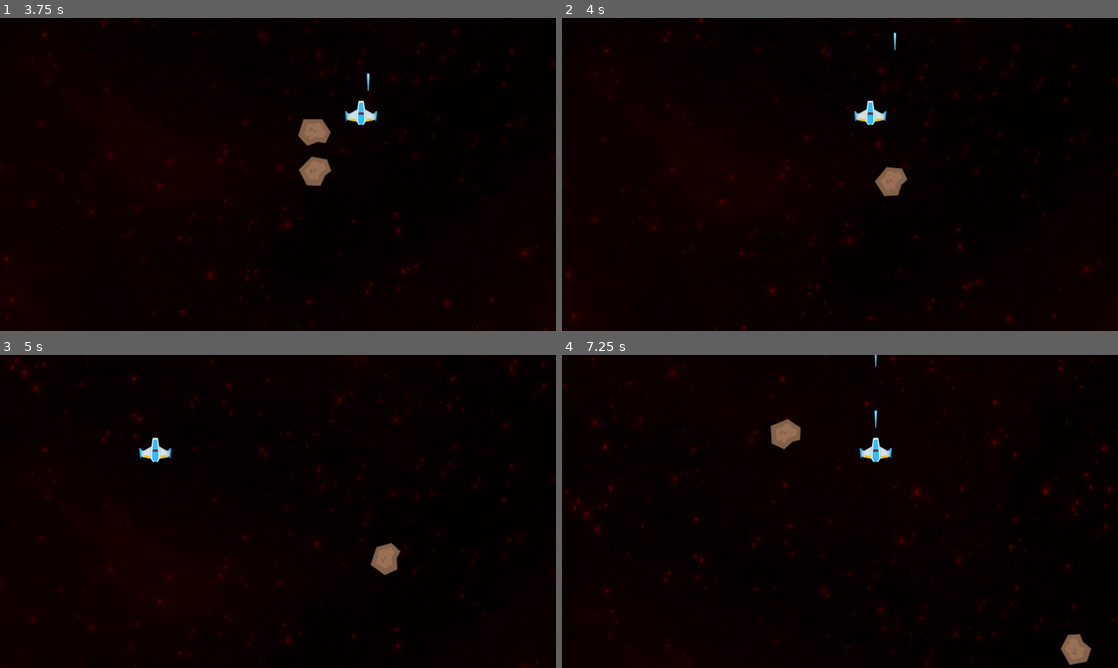
Above: before the commit, frames 1-4 (two rows, left to right).
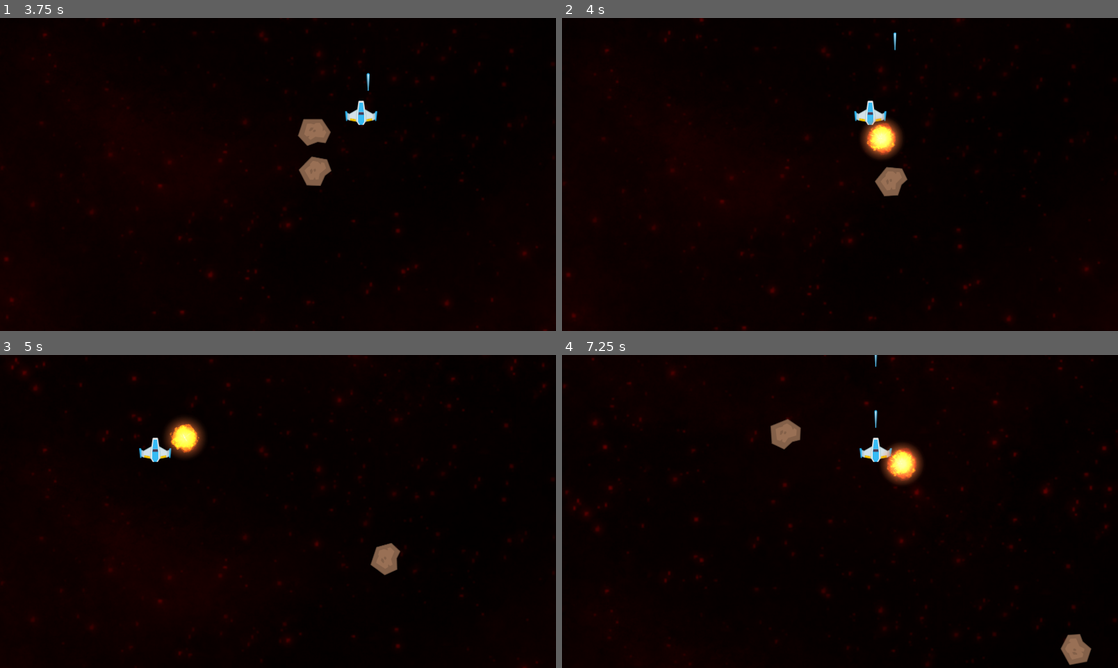
Above: after the commit, the same moments.

Repository: psyinf/godot_sandboxes
Game: Godot game, scene res://scenes/main.tscn
Same seed, same stepped clock (60 frames per second), same inputs: the game is played once before the commit and once after it.
Inputs:
- Up to frame 1 (3.75 s): hold D (player_right) 0.53-1.28 s; hold Space (player_fire_laser) 0.53-1.28 s; hold S (player_down) 1.28-2.03 s; tap Space (player_fire_laser) at 1.35, 2.85 s; hold D (player_right) 2.03-2.78 s; hold Space (player_fire_laser) 2.03-2.78 s; hold W (player_up) 2.78-3.53 s; hold A (player_left) from 3.53 s (still down); hold Space (player_fire_laser) from 3.53 s (still down)
- Up to frame 2 (4 s): keep holding A (player_left); keep holding Space (player_fire_laser)
- Up to frame 3 (5 s): keep holding A (player_left); release Space (player_fire_laser) at 4.28 s; tap Space (player_fire_laser) at 4.35 s
- Up to frame 4 (7.25 s): release A (player_left) at 5.03 s; hold S (player_down) 5.03-5.78 s; hold Space (player_fire_laser) 5.03-5.78 s; hold D (player_right) 5.78-6.53 s; tap Space (player_fire_laser) at 5.85 s; hold W (player_up) from 6.53 s (still down); hold Space (player_fire_laser) from 6.53 s (still down)

Frame 1 is identical in both runs. In frame 2, 0.8% of the frame differs, in the area x 53-62%, y 31-46%; in frame 3, 0.7%; in frame 4, 0.8%, in the area x 57-65%, y 27-42%.

Commit message:
add explosion effect

Diff:
--- /dev/null
+++ b/asteroid_hunter/explosion.gd
@@ -0,0 +1,7 @@
+extends Node2D
+
+func _ready() -> void:
+	var anim: AnimatedSprite2D = $AnimatedSprite2D
+	anim.sprite_frames.set_animation_loop("default", false)
+	anim.animation_finished.connect(queue_free)
+	anim.play("default")
--- /dev/null
+++ b/asteroid_hunter/explosion.tscn
@@ -0,0 +1,243 @@
+[gd_scene format=3 uid="uid://dssahav6ckoyg"]
+
+[ext_resource type="Texture2D" uid="uid://dcn343advki0r" path="res://assets/effects/explosion_1_8x4.png" id="1_q7epf"]
+[ext_resource type="Script" uid="uid://brqkgxwpgeoeh" path="res://explosion.gd" id="2_explgd"]
+
+[sub_resource type="AtlasTexture" id="AtlasTexture_vxas0"]
+atlas = ExtResource("1_q7epf")
+region = Rect2(0, 0, 150, 149)
+
+[sub_resource type="AtlasTexture" id="AtlasTexture_j4sxf"]
+atlas = ExtResource("1_q7epf")
+region = Rect2(150, 0, 150, 149)
+
+[sub_resource type="AtlasTexture" id="AtlasTexture_m5xho"]
+atlas = ExtResource("1_q7epf")
+region = Rect2(300, 0, 150, 149)
+
+[sub_resource type="AtlasTexture" id="AtlasTexture_kmxf7"]
+atlas = ExtResource("1_q7epf")
+region = Rect2(450, 0, 150, 149)
+
+[sub_resource type="AtlasTexture" id="AtlasTexture_l04k4"]
+atlas = ExtResource("1_q7epf")
+region = Rect2(600, 0, 150, 149)
+
+[sub_resource type="AtlasTexture" id="AtlasTexture_cf70p"]
+atlas = ExtResource("1_q7epf")
+region = Rect2(750, 0, 150, 149)
+
+[sub_resource type="AtlasTexture" id="AtlasTexture_3xjsk"]
+atlas = ExtResource("1_q7epf")
+region = Rect2(900, 0, 150, 149)
+
+[sub_resource type="AtlasTexture" id="AtlasTexture_gjpps"]
+atlas = ExtResource("1_q7epf")
+region = Rect2(1050, 0, 150, 149)
+
+[sub_resource type="AtlasTexture" id="AtlasTexture_ew515"]
+atlas = ExtResource("1_q7epf")
+region = Rect2(0, 149, 150, 149)
+
+[sub_resource type="AtlasTexture" id="AtlasTexture_6cxdk"]
+atlas = ExtResource("1_q7epf")
+region = Rect2(150, 149, 150, 149)
+
+[sub_resource type="AtlasTexture" id="AtlasTexture_4lvei"]
+atlas = ExtResource("1_q7epf")
+region = Rect2(300, 149, 150, 149)
+
+[sub_resource type="AtlasTexture" id="AtlasTexture_7rlbx"]
+atlas = ExtResource("1_q7epf")
+region = Rect2(450, 149, 150, 149)
+
+[sub_resource type="AtlasTexture" id="AtlasTexture_8qgnu"]
+atlas = ExtResource("1_q7epf")
+region = Rect2(600, 149, 150, 149)
+
+[sub_resource type="AtlasTexture" id="AtlasTexture_x43sf"]
+atlas = ExtResource("1_q7epf")
+region = Rect2(750, 149, 150, 149)
+
+[sub_resource type="AtlasTexture" id="AtlasTexture_paiiv"]
+atlas = ExtResource("1_q7epf")
+region = Rect2(900, 149, 150, 149)
+
+[sub_resource type="AtlasTexture" id="AtlasTexture_8kihm"]
+atlas = ExtResource("1_q7epf")
+region = Rect2(1050, 149, 150, 149)
+
+[sub_resource type="AtlasTexture" id="AtlasTexture_exbut"]
+atlas = ExtResource("1_q7epf")
+region = Rect2(0, 298, 150, 149)
+
+[sub_resource type="AtlasTexture" id="AtlasTexture_q85pl"]
+atlas = ExtResource("1_q7epf")
+region = Rect2(150, 298, 150, 149)
+
+[sub_resource type="AtlasTexture" id="AtlasTexture_nnth5"]
+atlas = ExtResource("1_q7epf")
+region = Rect2(300, 298, 150, 149)
+
+[sub_resource type="AtlasTexture" id="AtlasTexture_1cbhc"]
+atlas = ExtResource("1_q7epf")
+region = Rect2(450, 298, 150, 149)
+
+[sub_resource type="AtlasTexture" id="AtlasTexture_iuruv"]
+atlas = ExtResource("1_q7epf")
+region = Rect2(600, 298, 150, 149)
+
+[sub_resource type="AtlasTexture" id="AtlasTexture_b02un"]
+atlas = ExtResource("1_q7epf")
+region = Rect2(750, 298, 150, 149)
+
+[sub_resource type="AtlasTexture" id="AtlasTexture_jttv8"]
+atlas = ExtResource("1_q7epf")
+region = Rect2(900, 298, 150, 149)
+
+[sub_resource type="AtlasTexture" id="AtlasTexture_36sm1"]
+atlas = ExtResource("1_q7epf")
+region = Rect2(1050, 298, 150, 149)
+
+[sub_resource type="AtlasTexture" id="AtlasTexture_0bpt1"]
+atlas = ExtResource("1_q7epf")
+region = Rect2(0, 447, 150, 149)
+
+[sub_resource type="AtlasTexture" id="AtlasTexture_t2o8r"]
+atlas = ExtResource("1_q7epf")
+region = Rect2(150, 447, 150, 149)
+
+[sub_resource type="AtlasTexture" id="AtlasTexture_j2a3p"]
+atlas = ExtResource("1_q7epf")
+region = Rect2(300, 447, 150, 149)
+
+[sub_resource type="AtlasTexture" id="AtlasTexture_yxxag"]
+atlas = ExtResource("1_q7epf")
+region = Rect2(450, 447, 150, 149)
+
+[sub_resource type="AtlasTexture" id="AtlasTexture_u1o5f"]
+atlas = ExtResource("1_q7epf")
+region = Rect2(600, 447, 150, 149)
+
+[sub_resource type="AtlasTexture" id="AtlasTexture_ftknk"]
+atlas = ExtResource("1_q7epf")
+region = Rect2(750, 447, 150, 149)
+
+[sub_resource type="AtlasTexture" id="AtlasTexture_n8fa5"]
+atlas = ExtResource("1_q7epf")
+region = Rect2(900, 447, 150, 149)
+
+[sub_resource type="AtlasTexture" id="AtlasTexture_vpfo1"]
+atlas = ExtResource("1_q7epf")
+region = Rect2(1050, 447, 150, 149)
+
+[sub_resource type="SpriteFrames" id="SpriteFrames_cwgg6"]
+animations = [{
+"frames": [{
+"duration": 1.0,
+"texture": SubResource("AtlasTexture_vxas0")
+}, {
+"duration": 1.0,
+"texture": SubResource("AtlasTexture_j4sxf")
+}, {
+"duration": 1.0,
+"texture": SubResource("AtlasTexture_m5xho")
+}, {
+"duration": 1.0,
+"texture": SubResource("AtlasTexture_kmxf7")
+}, {
+"duration": 1.0,
+"texture": SubResource("AtlasTexture_l04k4")
+}, {
+"duration": 1.0,
+"texture": SubResource("AtlasTexture_cf70p")
+}, {
+"duration": 1.0,
+"texture": SubResource("AtlasTexture_3xjsk")
+}, {
+"duration": 1.0,
+"texture": SubResource("AtlasTexture_gjpps")
+}, {
+"duration": 1.0,
+"texture": SubResource("AtlasTexture_ew515")
+}, {
+"duration": 1.0,
+"texture": SubResource("AtlasTexture_6cxdk")
+}, {
+"duration": 1.0,
+"texture": SubResource("AtlasTexture_4lvei")
+}, {
+"duration": 1.0,
+"texture": SubResource("AtlasTexture_7rlbx")
+}, {
+"duration": 1.0,
+"texture": SubResource("AtlasTexture_8qgnu")
+}, {
+"duration": 1.0,
+"texture": SubResource("AtlasTexture_x43sf")
+}, {
+"duration": 1.0,
+"texture": SubResource("AtlasTexture_paiiv")
+}, {
+"duration": 1.0,
+"texture": SubResource("AtlasTexture_8kihm")
+}, {
+"duration": 1.0,
+"texture": SubResource("AtlasTexture_exbut")
+}, {
+"duration": 1.0,
+"texture": SubResource("AtlasTexture_q85pl")
+}, {
+"duration": 1.0,
+"texture": SubResource("AtlasTexture_nnth5")
+}, {
+"duration": 1.0,
+"texture": SubResource("AtlasTexture_1cbhc")
+}, {
+"duration": 1.0,
+"texture": SubResource("AtlasTexture_iuruv")
+}, {
+"duration": 1.0,
+"texture": SubResource("AtlasTexture_b02un")
+}, {
+"duration": 1.0,
+"texture": SubResource("AtlasTexture_jttv8")
+}, {
+"duration": 1.0,
+"texture": SubResource("AtlasTexture_36sm1")
+}, {
+"duration": 1.0,
+"texture": SubResource("AtlasTexture_0bpt1")
+}, {
+"duration": 1.0,
+"texture": SubResource("AtlasTexture_t2o8r")
+}, {
+"duration": 1.0,
+"texture": SubResource("AtlasTexture_j2a3p")
+}, {
+"duration": 1.0,
+"texture": SubResource("AtlasTexture_yxxag")
+}, {
+"duration": 1.0,
+"texture": SubResource("AtlasTexture_u1o5f")
+}, {
+"duration": 1.0,
+"texture": SubResource("AtlasTexture_ftknk")
+}, {
+"duration": 1.0,
+"texture": SubResource("AtlasTexture_n8fa5")
+}, {
+"duration": 1.0,
+"texture": SubResource("AtlasTexture_vpfo1")
+}],
+"loop": true,
+"name": &"default",
+"speed": 5.0
+}]
+
+[node name="Explosion" type="Node2D" unique_id=1815068424]
+script = ExtResource("2_explgd")
+
+[node name="AnimatedSprite2D" type="AnimatedSprite2D" parent="." unique_id=824506796]
+sprite_frames = SubResource("SpriteFrames_cwgg6")
+speed_scale = 10.0
--- a/asteroid_hunter/player.gd
+++ b/asteroid_hunter/player.gd
@@ -8,6 +8,7 @@
 var _velocity: Vector2 = Vector2.ZERO
 const ACCELERATION: float = 14.0  # ramp-up rate when key is held
 const DAMPING: float = 10.0       # ramp-down rate when key is released
+
 # Called when the node enters the scene tree for the first time.
 func _ready() -> void:
 	Input.use_accumulated_input = false
--- a/asteroid_hunter/scenes/meteor.gd
+++ b/asteroid_hunter/scenes/meteor.gd
@@ -6,6 +6,8 @@
 
 @onready var sprite: Sprite2D = $Sprite2D
 @onready var collision_shape: CollisionShape2D = $CollisionShape2D
+
+const EXPLOSION_SCENE: PackedScene = preload("res://explosion.tscn")
 
 func configure(spawn_position: Vector2, spawn_direction: Vector2, new_speed: float, new_rotation_speed: float) -> void:
 	global_position = spawn_position
@@ -29,7 +31,14 @@
 	rotation += rotation_speed * delta
 
 func _on_body_entered(_body: Node) -> void:
+	_spawn_explosion()
 	queue_free()
 
 func _on_area_entered(_area: Area2D) -> void:
+	_spawn_explosion()
 	queue_free()
+
+func _spawn_explosion() -> void:
+	var explosion = EXPLOSION_SCENE.instantiate()
+	explosion.global_position = global_position
+	get_tree().current_scene.add_child(explosion)
Not shown, added: asteroid_hunter/explosion.gd.uid
